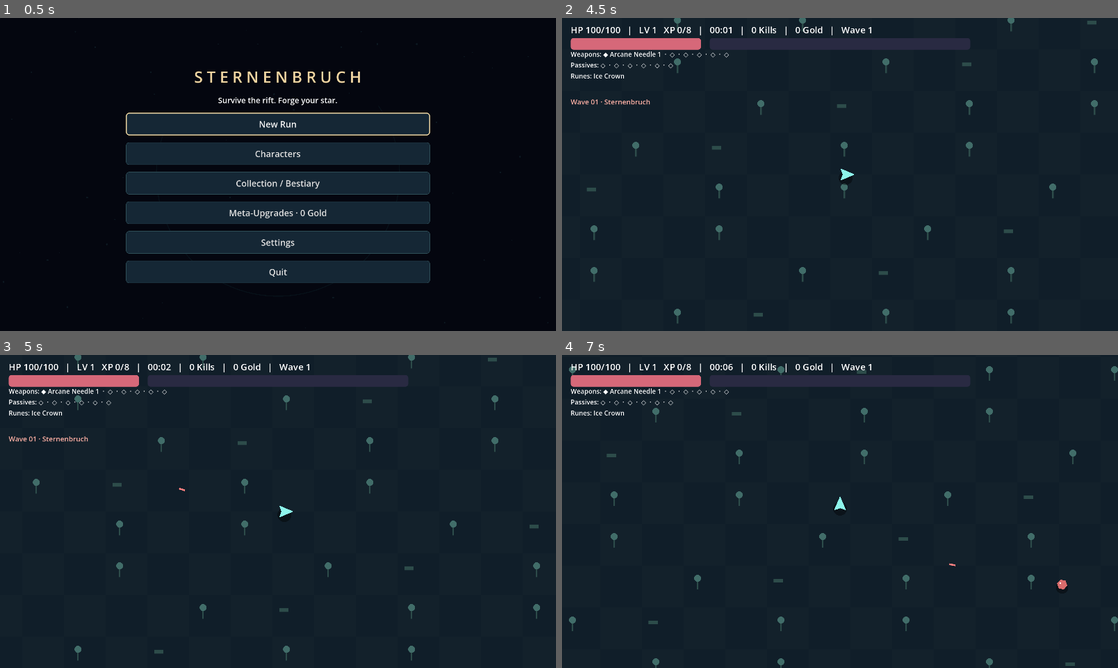
Above: before the commit, frames 1-4 (two rows, left to right).
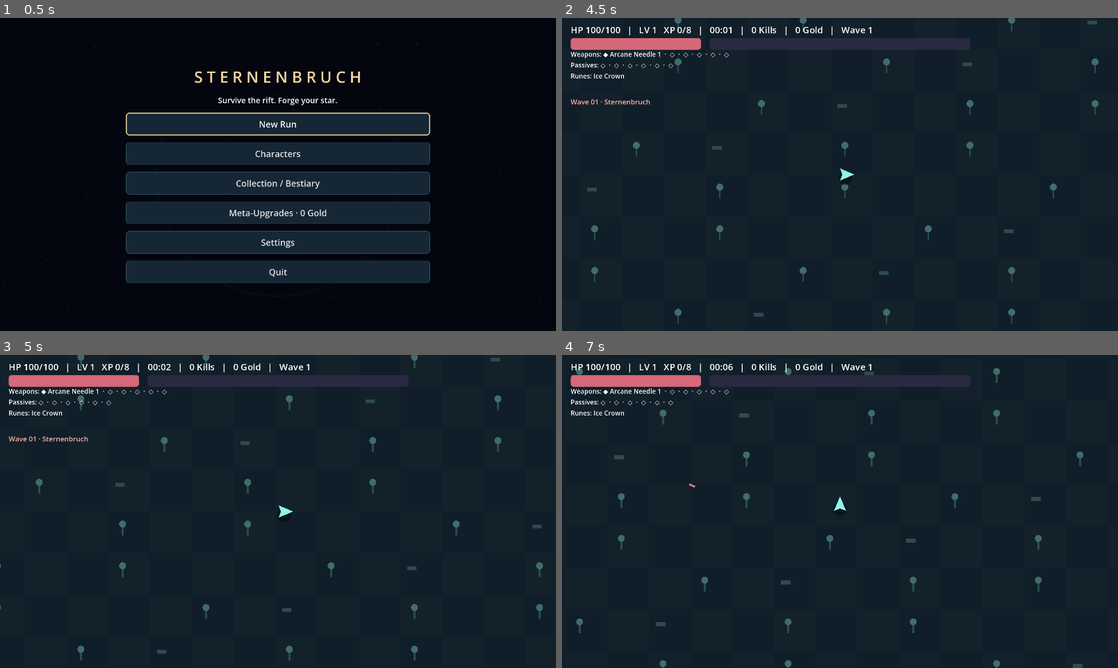
Above: after the commit, the same moments.

Repository: RaphaelGebauer/NULLBORN
Game: Godot game, scene res://scenes/main_menu.tscn
Two runs of this game, one before a commit and one after it. Both use one fixed random seed, a clock stepped at 60 frames per second and the inputs below.
Inputs (mouse positions are in pixels of both pictures, inside the frame that each line leads up to):
- Up to frame 1 (0.5 s): no input
- Up to frame 2 (4.5 s): click "New Run" at 0.5 s; click (840, 180) at 1.25 s, where only the run before the commit has a clickable "Lyra · Star Runner · 100 HP ·…"; click "Mode: Normal · 30 minutes" at 2 s; click "Enter the Rift" at 2.75 s; click "1 · Ice Crown 8% slow chance …" at 3.5 s; tap Enter at 4.25 s; move the mouse to (962, 158) at 4.27 s; hold D (move_right) from 4.28 s (still down); tap 1 at 4.35 s; click (962, 158) at 4.42 s
- Up to frame 3 (5 s): keep holding D (move_right)
- Up to frame 4 (7 s): move the mouse to (728, 527) at 5.02 s; release D (move_right) at 5.03 s; hold S (move_down) 5.03-5.78 s; tap 2 at 5.1 s; move the mouse to (895, 442) at 5.77 s; hold D (move_right) 5.78-6.53 s; tap 3 at 5.85 s; move the mouse to (812, 574) at 6.52 s; hold W (move_up) from 6.53 s (still down); tap R at 6.6 s; click (812, 574) at 6.67 s

Frame 1 is identical in both runs. In frame 2, 0.2% of the frame differs, in the area x 5-97%, y 0-98%; in frame 3, 1.0%; in frame 4, 1.8%, in the area x 1-100%, y 3-100%.

Commit message:
balance: slow the full opening pace and expand speed meta progression

Diff:
--- /dev/null
+++ b/resources/pacing.tres
@@ -0,0 +1,8 @@
+[gd_resource type="Resource" load_steps=2 format=3]
+[ext_resource type="Script" path="res://scripts/data/definition.gd" id="1"]
+[resource]
+script = ExtResource("1")
+id = "opening_pace"
+display_name = "Opening pace"
+description = "A measured opening with generous movement advantage and a gradual eight-minute ramp."
+values = {"player_speed": 0.75, "enemy_speed": 0.65, "spawn_rate": 0.4, "projectile_speed": 0.8, "attack_interval": 1.2, "ramp_seconds": 480.0}
--- a/scripts/app.gd
+++ b/scripts/app.gd
@@ -511,7 +511,7 @@
 func character_details(id: String) -> String:
 	var d: Resource=catalog.get_def(id)
 	var bonus: String={"lyra":"+10% XP","brann":"+1 armor / -5% cooldown","noctis":"+15% critical damage / +10% luck","eira":"+15% radius / +10% projectile speed"}[id]
-	return "%s · %d HP · %d speed\n%s · %s" % [d.display_name,d.values.hp,roundi(d.values.speed*.8),catalog.get_def(d.values.weapon).display_name,bonus]
+	return "%s · %d HP · %d speed\n%s · %s" % [d.display_name,d.values.hp,roundi(d.values.speed*preload("res://resources/pacing.tres").values.player_speed),catalog.get_def(d.values.weapon).display_name,bonus]
 func character_overview() -> void:
 	state="MENU"
 	box("CHARACTERS","Your heroes. Start a run through New Run in the main menu.")
--- a/scripts/combat.gd
+++ b/scripts/combat.gd
@@ -17,7 +17,7 @@
 			var target: Dictionary=world.nearest(world.player.position)
 			if not target.is_empty() or v.behavior in ["aura","radial","beam","fan"]:
 				call("attack_"+v.behavior,id,v,target)
-				timers[id]=maxf(.12,v.cooldown*world.model.cooldown*(.85 if world.model.resonance>0 else 1))
+				timers[id]=maxf(.12,v.cooldown*world.model.cooldown*world.model.opening_factor("attack_interval")*(.85 if world.model.resonance>0 else 1))
 	for effect in effects.duplicate():
 		effect.age+=delta
 		if effect.delay>0:
@@ -37,7 +37,9 @@
 	var result: Dictionary=v.duplicate(true)
 	result.damage*=world.model.might
 	result.radius*=world.model.area
-	result.speed*=world.model.projectile_speed
+	result.speed*=world.model.projectile_speed*world.model.opening_factor("projectile_speed")
+	result.rotation=result.get("rotation",2.4)*world.model.opening_factor("projectile_speed")
+	result.tick*=world.model.opening_factor("attack_interval")
 	result.count+=world.model.amount
 	result.duration*=world.model.duration
 	if "time_anchor" in world.model.runes and v.behavior in ["zone","orbit","beam"]: result.duration*=1.25
@@ -92,7 +94,7 @@
 		for e in world.grid.query(pos,16*world.model.area):
 			var key: String=id
 			if e.hits.get(key,-100.0)<=elapsed:
-				e.hits[key]=elapsed+maxf(.12,p.cooldown*world.model.cooldown*(.85 if world.model.resonance>0 else 1))
+				e.hits[key]=elapsed+maxf(.12,p.cooldown*world.model.cooldown*world.model.opening_factor("attack_interval")*(.85 if world.model.resonance>0 else 1))
 				world.hit(e,p.damage,p,id)
 	if v.get("pulse",0)>0 or v.get("diameter",0)>0:
 		if timers.get(id,0)<=0:
@@ -141,7 +143,7 @@
 		add_effect({"behavior":"beam","pos":world.player.position,"radius":p.radius,"damage":p.damage,"life":p.duration,"angle":elapsed+i*PI,"values":p,"source":id,"counter":-1 if i%2==1 and p.get("counter",0)>0 else 1})
 func update_beam(e: Dictionary,delta: float) -> void:
 	e.pos=world.player.position
-	e.angle+=delta*1.8*e.counter
+	e.angle+=delta*1.8*e.counter*world.model.opening_factor("projectile_speed")
 	e.tick-=delta
 	if e.tick>0: return
 	e.tick=maxf(.12,e.values.tick)
--- a/scripts/player.gd
+++ b/scripts/player.gd
@@ -1,5 +1,5 @@
 extends CharacterBody2D
-var speed: float = 176.0
+var speed: float = 165.0
 var facing := Vector2.RIGHT
 var tint: Color=Color("8df5eb")
 var shape_id: int=0
--- a/scripts/run_model.gd
+++ b/scripts/run_model.gd
@@ -14,7 +14,7 @@
 var rng := RandomNumberGenerator.new()
 var hp: float = 100
 var max_hp: float = 100
-var speed: float = 176
+var speed: float = 165
 var armor: float = 0
 var regeneration: float=0
 var might: float = 1
@@ -58,11 +58,18 @@
 var chain_cooldown: float=0
 var blood_healed: int=0
 var blood_minute: int=0
-var speed_base: float=176
+var speed_base: float=165
 var speed_bonus: float=1
+var cooldown_base: float=1
+var pickup_speed: float=1
+var pacing: Resource=preload("res://resources/pacing.tres")
+func opening_factor(kind: String) -> float:
+	return lerpf(float(pacing.values[kind]),1.0,clampf(time/pacing.values.ramp_seconds,0,1))
+func update_attack_speed() -> void:
+	cooldown=maxf(.15,cooldown_base-.01*meta.get("battle_rhythm",0)*minf(10,time/60))
 func update_movement_speed() -> void:
 	var minutes: float=minf(10,time/60)
-	speed=minf(500,speed_base*(speed_bonus+.01*meta.get("long_stride",0)*minutes+.02*passives.get("momentum_feather",0)*minf(5,time/60)))
+	speed=minf(500,speed_base*(speed_bonus+(.03*meta.get("evasive_instinct",0) if hp/max_hp<.5 else 0)+.01*meta.get("long_stride",0)*minutes+.02*passives.get("momentum_feather",0)*minf(5,time/60)))
 
 func _init() -> void:
 	rng.seed = 72047
@@ -108,6 +115,7 @@
 		blood_minute=int(time/60)
 		blood_healed=0
 	update_movement_speed()
+	update_attack_speed()
 	time_changed.emit()
 	if time >= 1800: finish(true)
 func legal() -> Array:
@@ -165,7 +173,9 @@
 		stats[v.stat]+=v.bonus*passives[id]
 	stats.max_hp+=0.05*meta.get("max_hp",0)
 	stats.might+=0.03*meta.get("might",0)
-	stats.speed+=0.04*meta.get("speed",0)
+	stats.speed+=0.05*meta.get("speed",0)
+	stats.projectile_speed+=.06*meta.get("projectile_speed",0)
+	pickup_speed=1+.12*meta.get("pickup_speed",0)
 	stats.area+=.04*meta.get("area",0)
 	stats.duration+=.05*meta.get("duration",0)
 	stats.cooldown-=.02*meta.get("cooldown",0)
@@ -176,11 +186,12 @@
 	stats.armor+=floori(meta.get("armor",0)/2.0)
 	max_hp=h.hp*stats.max_hp
 	hp=clampf(ratio*max_hp,0,max_hp)
-	speed_base=h.speed*.8
+	speed_base=h.speed*pacing.values.player_speed
 	speed_bonus=stats.speed
 	update_movement_speed()
 	might=stats.might
-	cooldown=maxf(.15,stats.cooldown)
+	cooldown_base=maxf(.15,stats.cooldown)
+	update_attack_speed()
 	area=minf(3,stats.area)
 	duration=stats.duration
 	projectile_speed=stats.projectile_speed
--- a/scripts/save_manager.gd
+++ b/scripts/save_manager.gd
@@ -6,7 +6,7 @@
 const META: Dictionary={
 	"max_hp":{"name":"Vitality","effect":"+5 % Max-HP","cost":50,"max":5},
 	"might":{"name":"Star Power","effect":"+3 % Damage","cost":75,"max":5},
-	"speed":{"name":"Fleet Foot","effect":"+4% movement speed","cost":50,"max":5},
+	"speed":{"name":"Fleet Foot","effect":"+5% movement speed","cost":40,"max":5},
 	"magnet":{"name":"Attraction","effect":"+10 px magnet radius","cost":50,"max":5},
 	"growth":{"name":"Insight","effect":"+4 % XP","cost":75,"max":5},
 	"greed":{"name":"Treasure Gleam","effect":"+5 % Gold","cost":75,"max":5},
@@ -19,7 +19,11 @@
 	"crit":{"name":"Keen Eye","effect":"+2% critical chance","cost":100,"max":5},
 	"area":{"name":"Wide Reach","effect":"+4% weapon radius","cost":75,"max":5},
 	"duration":{"name":"Enduring Light","effect":"+5% effect duration","cost":75,"max":5},
-	"cooldown":{"name":"Quickening","effect":"-2% weapon cooldown","cost":125,"max":5}}
+	"cooldown":{"name":"Quickening","effect":"-2% weapon cooldown","cost":125,"max":5},
+	"projectile_speed":{"name":"Swift Missiles","effect":"+6% projectile speed","cost":60,"max":5},
+	"battle_rhythm":{"name":"Battle Rhythm","effect":"-1% cooldown per minute per rank, caps at 10 minutes","cost":100,"max":5},
+	"pickup_speed":{"name":"Gathering Flow","effect":"+12% pickup attraction speed","cost":50,"max":5},
+	"evasive_instinct":{"name":"Evasive Instinct","effect":"+3% movement per rank while below 50% HP","cost":75,"max":5}}
 func _init() -> void:
 	data=defaults()
 func defaults() -> Dictionary:
--- a/scripts/world.gd
+++ b/scripts/world.gd
@@ -51,7 +51,7 @@
 	var hp_scale: float=(1+.055*m+.0025*m*m)*(1+.006*maxi(model.level-1,0))*(1+.10*floori(m/5.0))*(1+model.curse)
 	var e: Dictionary={} if enemy_pool.is_empty() else enemy_pool.pop_back()
 	e.clear()
-	e.merge({"id":serial,"kind":id,"pos":pos,"hp":v.hp*hp_scale,"max_hp":v.hp*hp_scale,"speed":v.speed*lerpf(.85,1,minf(1,model.time/300))*minf(1.35,1+.012*m)*(1+.35*model.curse), …(250 unchanged characters)…
+	e.merge({"id":serial,"kind":id,"pos":pos,"hp":v.hp*hp_scale,"max_hp":v.hp*hp_scale,"speed":v.speed*minf(1.35,1+.012*m)*(1+.35*model.curse), …(250 unchanged characters)…
 	enemies.append(e)
 	return e
 func nearest(pos: Vector2) -> Dictionary:
@@ -69,6 +69,7 @@
 	return enemies.filter(func(e): return e.hp>0 and absf(e.pos.x-player.position.x)<half.x and absf(e.pos.y-player.position.y)<half.y)
 func projectile(pos: Vector2,velocity: Vector2,values: Dictionary,source: String,delay: float=0,hostile: bool=false) -> void:
 	if shots.size()>=650: return
+	if hostile: velocity*=model.opening_factor("projectile_speed")
 	var s: Dictionary={} if shot_pool.is_empty() else shot_pool.pop_back()
 	s.clear()
 	s.merge({"pos":pos,"velocity":velocity,"life":4.0,"age":0.0,"delay":delay,"damage":values.get("damage",10.0)* (1 if hostile else model.projectile_damage),"values":values,"source":source,"pierce":values.get("pierce",0),"bounces":values.get("bounces",0),"hits":{},"hostile":hostile})
@@ -157,7 +158,7 @@
 		if not wave.boss.is_empty(): spawn_enemy(wave.boss)
 		if wave.rune and model.runes.size()<3: model.modal_requested.emit("RUNE")
 	var spawn_rate: float=(1.6+.38*m+.008*m*m)*(1+.09*floori(m/5.0))*(1+model.curse)*model.registry.get_def(model.stage).values.density
-	budget=minf(3,budget+delta*spawn_rate*lerpf(.6,1,minf(1,model.time/300)))
+	budget=minf(3,budget+delta*spawn_rate*model.opening_factor("spawn_rate"))
 	var cap: int=mini(420,55+12*m)
 	while budget>=1 and enemies.size()<cap:
 		budget-=1
@@ -209,7 +210,7 @@
 	var factor: float=1
 	if e.statuses.has("slow"): factor=.825 if e.boss else .65
 	if e.statuses.has("freeze") or (freeze_time>0 and not e.boss): factor=0
-	e.timer-=delta*factor
+	e.timer-=delta*factor/model.opening_factor("attack_interval")
 	var distance: float=e.pos.distance_to(player.position)
 	var velocity: Vector2=direction*e.speed
 	match e.kind:
@@ -244,7 +245,7 @@
 		if diff.length_squared()>1: separation+=diff.normalized()*25
 		count+=1
 		if count>=5: break
-	e.velocity=(velocity+separation)*factor
+	e.velocity=(velocity+separation)*factor*model.opening_factor("enemy_speed")
 	e.pos+=e.velocity*delta
 	if e.boss and distance>1500: e.pos=player.position-direction*650
 	if e.pos.distance_to(player.position)<e.radius+13: hurt_player(e.damage)
@@ -359,7 +360,7 @@
 	for p in pickups.duplicate():
 		var distance: float=p.pos.distance_to(player.position)
 		if p.kind!="chest" and distance<model.magnet:
-			p.speed=minf(800,p.speed+delta*1200)
+			p.speed=minf(800*model.pickup_speed,p.speed+delta*1200*model.pickup_speed)
 			p.pos=p.pos.move_toward(player.position,p.speed*delta)
 		if p.pos.distance_to(player.position)<21:
 			collect(p)
--- a/tests/test_runner.gd
+++ b/tests/test_runner.gd
@@ -161,6 +161,8 @@
 		if FileAccess.file_exists(path): DirAccess.remove_absolute(path)
 	var old_health: float=scene.model.hp
 	scene.model.hp=100
+	scene.model.armor=0
+	scene.model.runes=[]
 	scene.world.player.invulnerable=0
 	scene.world.hurt_player(10)
 	var injured: float=scene.model.hp
@@ -222,14 +224,14 @@
 	check(is_equal_approx(combat_world.combat.params(duration_values).duration,duration_values.duration*combat_world.model.duration*1.25),"Zeitanker verlängert echten Beam")
 	var pace=load("res://scripts/run_model.gd").new()
 	pace.recalculate()
-	check(is_equal_approx(pace.speed,176),"Slower starting movement")
+	check(is_equal_approx(pace.speed,165),"Slower starting movement")
 	pace.meta={"long_stride":2}
 	pace.recalculate()
 	pace.tick(120)
-	check(pace.speed>176 and is_equal_approx(pace.speed,176*1.04),"Long Stride increases movement with game time")
+	check(pace.speed>165 and is_equal_approx(pace.speed,165*1.04),"Long Stride increases movement with game time")
 	pace.passives={"momentum_feather":2,"recovery_moss":4}
 	pace.recalculate()
-	check(pace.speed>176*1.04 and pace.regeneration==1,"Momentum Feather and Recovery Moss have real effects")
+	check(pace.speed>165*1.04 and pace.regeneration==1,"Momentum Feather and Recovery Moss have real effects")
 	check(not scene.save.discovered("prism_disc","weapon") and not scene.save.discovered("brann","character"),"Unselected equipment and characters stay hidden")
 	scene.save.mark_seen("prism_disc")
 	check(scene.save.discovered("prism_disc","weapon"),"Selecting equipment reveals its collection entry")
@@ -348,6 +350,60 @@
 	for child in scene.panel.get_children():
 		if child is Button and child.text=="Reset Everything": child.pressed.emit(); break
 	check(scene.save.data==scene.save.defaults() and scene.model==null and scene.selected_hero=="lyra" and scene.selected_stage=="mist" and scene.state=="MENU","Confirmed reset clears all data and stale session selections")
+	var slow_model=load("res://scripts/run_model.gd").new()
+	slow_model.recalculate()
+	check(scene.save.META.size()==20,"Twenty permanent meta upgrades are available")
+	check(is_equal_approx(slow_model.opening_factor("spawn_rate"),.4) and is_equal_approx(slow_model.opening_factor("enemy_speed"),.65),"Fresh run has lower density and enemy speed")
+	slow_model.time=240
+	check(is_equal_approx(slow_model.opening_factor("spawn_rate"),.7) and is_equal_approx(slow_model.opening_factor("attack_interval"),1.1),"Opening pace ramps smoothly at its midpoint")
+	slow_model.time=480
+	check(is_equal_approx(slow_model.opening_factor("projectile_speed"),1) and is_equal_approx(slow_model.opening_factor("enemy_speed"),1),"Opening modifiers reach normal pace after eight minutes")
+	slow_model.time=0
+	var pace_world=load("res://scenes/game.tscn").instantiate()
+	pace_world.model=slow_model
+	root.add_child(pace_world)
+	pace_world.set_physics_process(false)
+	pace_world.player.set_physics_process(false)
+	var early_mite: Dictionary=pace_world.spawn_enemy("mite",Vector2(100,0))
+	pace_world.grid.rebuild(pace_world.enemies)
+	pace_world.update_enemy(early_mite,.1)
+	check(is_equal_approx(early_mite.velocity.length(),97.5),"Actual early enemy movement is slower")
+	for hero_id in registry.catalogs.character:
+		slow_model.hero=hero_id
+		slow_model.recalculate()
+		check(slow_model.speed>early_mite.velocity.length()*1.3,"Safe early kiting margin for "+hero_id)
+	slow_model.hero="lyra"
+	slow_model.recalculate()
+	pace_world.combat.update(.001)
+	check(is_equal_approx(pace_world.combat.timers.arcane_needle,1.02),"Actual opening auto-attack interval is slower")
+	check(is_equal_approx(pace_world.shots[0].velocity.length(),360),"Actual friendly projectile starts slower")
+	pace_world.projectile(Vector2(400,0),Vector2(150,0),{"damage":1},"test",0,true)
+	check(is_equal_approx(pace_world.shots[-1].velocity.length(),120),"Hostile projectiles are slowed as well")
+	slow_model.meta={"projectile_speed":5,"battle_rhythm":5,"pickup_speed":5,"evasive_instinct":5,"speed":5}
+	slow_model.recalculate()
+	check(slow_model.speed>165 and slow_model.projectile_speed==1.3 and slow_model.pickup_speed==1.6,"Movement, missile and gathering meta upgrades take effect")
+	slow_model.time=600
+	slow_model.tick(0)
+	check(is_equal_approx(slow_model.cooldown,.5),"Battle Rhythm accelerates weapons over time")
+	var healthy_speed: float=slow_model.speed
+	slow_model.hp=slow_model.max_hp*.4
+	slow_model.tick(0)
+	check(slow_model.speed>healthy_speed,"Evasive Instinct adds escape speed at low HP")
+	slow_model.hp=slow_model.max_hp
+	slow_model.tick(0)
+	check(is_equal_approx(slow_model.speed,healthy_speed),"Escape bonus ends on recovery without stacking")
+	slow_model.meta={}
+	slow_model.recalculate()
+	pace_world.drop(Vector2(80,0),1)
+	pace_world.update_pickups(.1)
+	var normal_pickup_x: float=pace_world.pickups[0].pos.x
+	pace_world.pickups[0].pos=Vector2(80,0)
+	pace_world.pickups[0].speed=60
+	slow_model.meta={"pickup_speed":5}
+	slow_model.recalculate()
+	pace_world.update_pickups(.1)
+	check(pace_world.pickups[0].pos.x<normal_pickup_x,"Gathering Flow increases actual pickup movement")
+	pace_world.queue_free()
 	scene.queue_free()
 	await process_frame
 	await process_frame
Not shown, changed: BALANCE.md
Not shown, changed: CHANGELOG.md
Not shown, changed: STATUS.md
Not shown, changed: test-results/full-run.log
Not shown, changed: test-results/import.log
Not shown, changed: test-results/unit.log
